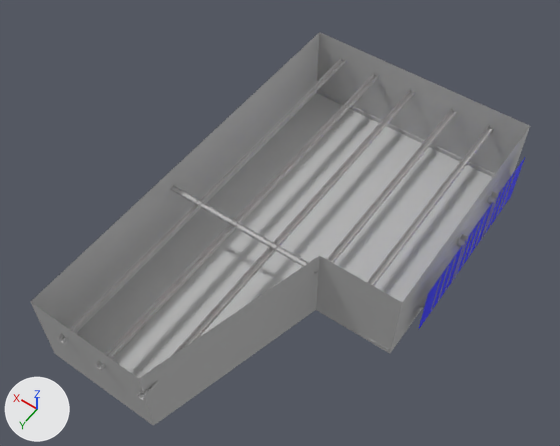
The FBX model Prototypes/Assets/Workshop/Assets/Workshop.fbx, before and after one commit.
One viewpoint serves both versions: a camera (50 mm lens) standing at (-0.279, 0.533, 0.733) and looking at (0.021, 0.113, 0.073). Every picture has the same lights, and +X, +Y and +Z are marked at lower left. Where no turn or scale is listed for an object, it has been applied to the vertices.

Script lines for the objects in view, before the commit:
```python
me_mesh_001 = bpy.data.meshes.new('Mesh.001')
me_mesh_001.from_pydata(...)  # 18 vertices, 12 faces; spans x -0.144..0.144, y -0.247..0.247, z -0.039..-0.033
me_mesh_001.materials.append(mat_wood)  # grey #bcbcbc
me_mesh_002 = bpy.data.meshes.new('Mesh.002')
me_mesh_002.from_pydata(...)  # 259 vertices, 248 faces; spans x -0.156..0.144, y -0.247..0.247, z -0.039..0.063
me_mesh_002.materials.append(mat_phong1)  # grey #bcbcbc
me_mesh_003 = bpy.data.meshes.new('Mesh.003')
me_mesh_003.from_pydata([(0.0, -0.113, 0.036), (0.0, -0.113, -0.036), (0.0, 0.113, 0.036), (0.0, 0.113, -0.036)], [], [(0, 1, 3, 2)])
me_mesh_003.materials.append(mat_glass1)  # blue #0000ff
me_mesh_004 = bpy.data.meshes.new('Mesh.004')
me_mesh_004.from_pydata(...)  # 88 vertices, 33 faces; spans x -0.004..0.004, y -0.086..0.086, z -0.038..0.038
# faces by material slot: [6, 27]
me_mesh_004.materials.append(mat_wood)  # grey #bcbcbc
me_mesh_004.materials.append(mat_phong1)  # grey #bcbcbc
ob_baseboard = bpy.data.objects.new('baseboard', me_mesh_001)
ob_baseboard.location = (0.0, 0.1021, 0.0436)
ob_glass = bpy.data.objects.new('glass', me_mesh_003)
ob_glass.location = (-0.1561, 0.0, 0.0574)
ob_walls = bpy.data.objects.new('walls', me_mesh_002)
ob_walls.location = (0.0, 0.1021, 0.0436)
ob_window_structure = bpy.data.objects.new('window_structure', me_mesh_004)
ob_window_structure.location = (-0.1537, 0.0, 0.0605)
# also in view: 'ceiling_joists' at (0.02, 0.105, 0.081)
```
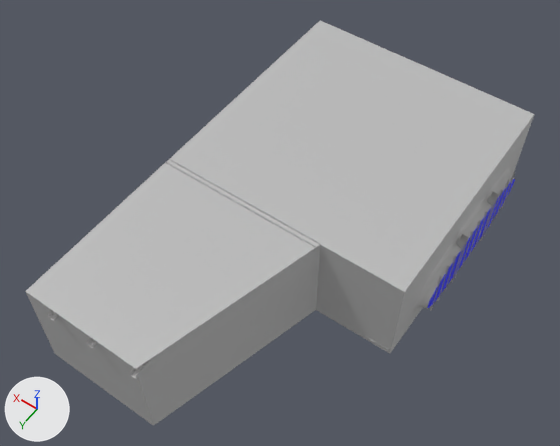
Changed parts and their boxes (x1, y1, x2, y2) in the pictures (560 x 446 px):
'walls', reshaped: before (31, 32, 530, 426); after (25, 20, 534, 426)
'glass', deleted (blue): before (418, 157, 525, 330)
part 2 of me_mesh_001, shading changed: before (75, 90, 495, 351); after (347, 325, 397, 351)
'ceiling_joists', unchanged, covered by the edit: before (58, 59, 494, 400); after (48, 159, 320, 379)

What the commit changed:
Material 'ceiling' (mat_ceiling) is new.
Its base color is (0.5, 0.5, 0.5) (grey #bcbcbc).
Its roughness is 0.553.
Material 'metal' (mat_metal) is new.
Its base color is (0.5, 0.5, 0.5) (grey #bcbcbc).
Its roughness is 0.553.
Material 'floor' (mat_floor) is new.
Its base color is (0.5, 0.5, 0.5) (grey #bcbcbc).
Its roughness is 0.553.
me_mesh_002 is used by ob_walls; location (0.0, 0.1021, 0.0436).
me_mesh_002 had 259 vertices, 248 faces and spanned x -0.156..0.144, y -0.247..0.247, z -0.039..0.063.
me_mesh_002 now has 258 vertices, 250 faces and spans x -0.156..0.144, y -0.247..0.247, z -0.039..0.081.
Part 1, on me_mesh_002:
2 vertices are removed from x -0.144, y -0.102, z 0.063.
6 faces are deleted.
8 vertices in x -0.144..0.144, y -0.247..0.247, z 0.063 move by (0.0, 0.0, 0.018).
1 vertex is added at (-0.144, -0.102, 0.081).
6 new faces join them, mat_phong1 (grey #bcbcbc).
1 new face joins them, mat_ceiling (grey #bcbcbc).
1 new face joins them, mat_glass1 (blue #0000ff).
me_mesh_002 now uses material mat_floor (grey #bcbcbc).
me_mesh_002 now uses material mat_metal (grey #bcbcbc).
me_mesh_002 now uses material mat_ceiling (grey #bcbcbc).
me_mesh_002 now uses material mat_glass1 (blue #0000ff).
me_mesh_001 has 18 vertices, 12 faces and spans x -0.144..0.144, y -0.247..0.247, z -0.039..-0.033.
me_mesh_001 is used by ob_baseboard; location (0.0, 0.1021, 0.0436).
me_mesh_001 part 2: edges marked sharp go from 11 to 12.
Object 'glass' (ob_glass) is deleted.
